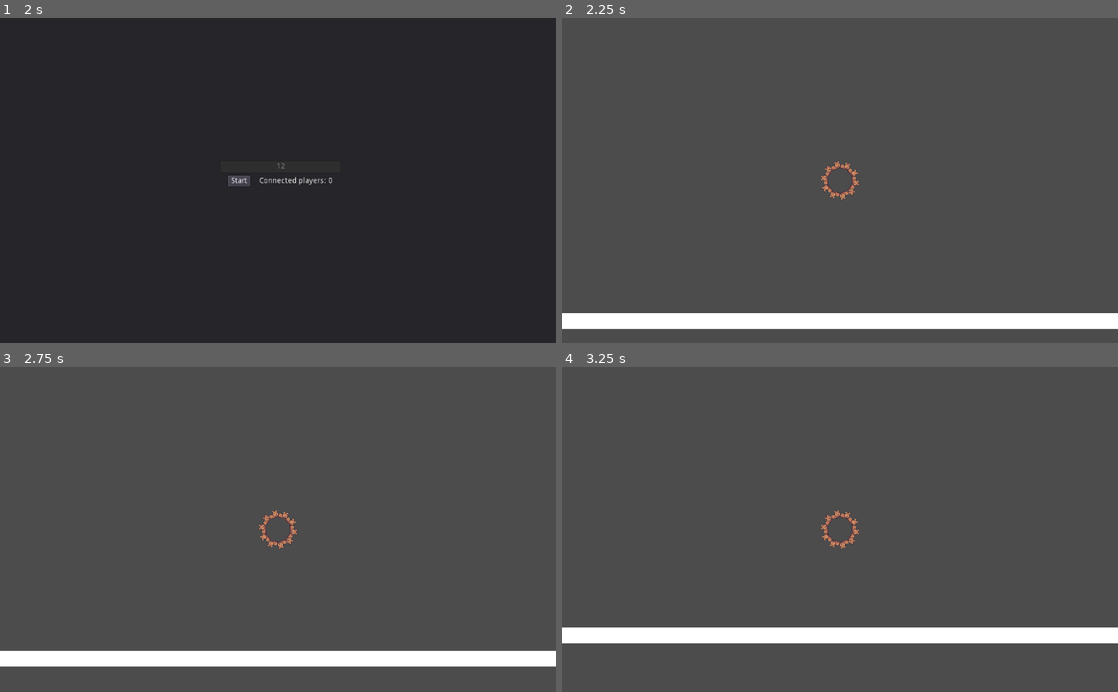
Above: before the commit, frames 1-4 (two rows, left to right).
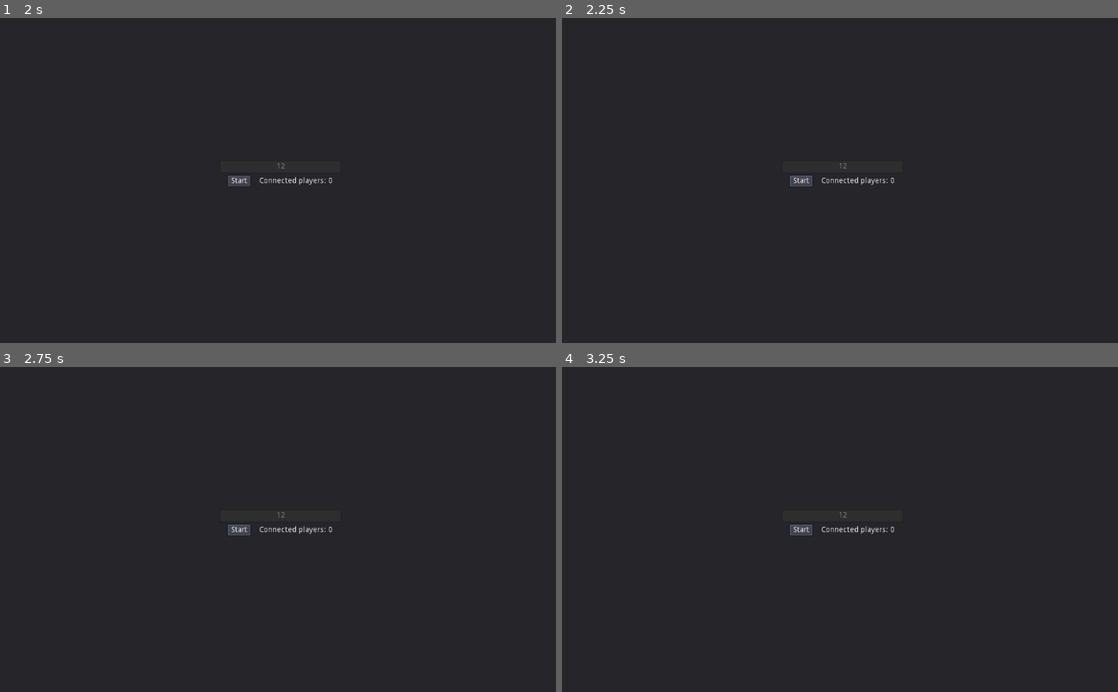
Above: after the commit, the same moments.

Repository: MichaelBelousov/optt-multiplayer-jam
Game: Godot game, scene res://ui/ConnectMenu.tscn
Same seed, same stepped clock (60 frames per second), same inputs: the game is played once before the commit and once after it. This scene is started directly instead of the project's main scene.
Inputs (mouse positions are in pixels of both pictures, inside the frame that each line leads up to):
- Up to frame 1 (2 s): click (278, 167) at 0.52 s; type "12" at 0.6 s; click "Host" at 1.25 s
- Up to frame 2 (2.25 s): click "Start" at 2 s
- Up to frame 3 (2.75 s): no input
- Up to frame 4 (3.25 s): click (801, 529) at 2.75 s, where only the run after the commit has a clickable "Start"

Frame 1 is identical in both runs. In frame 2, 100% of the frame differs, in the area x 0-100%, y 0-100%; in frame 3, 100%; in frame 4, 100%.
Error in both runs: Assertion failed: expected creating a server to work (res://net/ServerNetContext.gd:8)

Commit message:
move start to an rpc call

Diff:
--- a/ui/ConnectMenu.gd
+++ b/ui/ConnectMenu.gd
@@ -55,7 +55,7 @@
   $VBoxContainer/Center/Btns/Join.visible = false
   var start = Button.new()
   start.text = "Start"
-  start.connect("pressed", self, "on_start")
+  start.connect("pressed", self, "on_start_pressed")
   $VBoxContainer/Center/Btns.add_child(start)
   player_count_label = Label.new()
   self.connected_player_count = 0  # need `self` to invoke setter
@@ -71,7 +71,13 @@
   instr.text = "Please wait for the host to start the game"
   $VBoxContainer/Center/Btns.add_child(instr)
 
+
+func on_start_pressed() -> void:
+  rpc("start")
+
+
 # NOTE: possible we'll need to add a wait step on some synchronization due to lag, we'll see...
-func on_start() -> void:
-  get_tree().change_scene_to(preload("res://src/test.tscn"))
+remotesync func start() -> void:
+  var main_scene = preload("res://src/test.tscn")
+  assert(OK == get_tree().change_scene_to(main_scene), "couldn't start the main scene")
   # potentially might fix desync issues by waiting here
